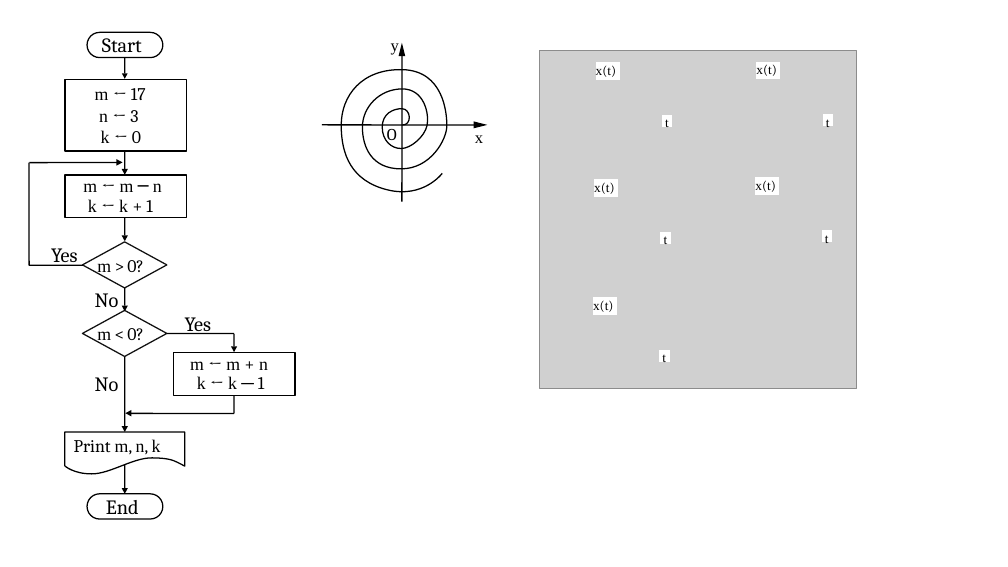
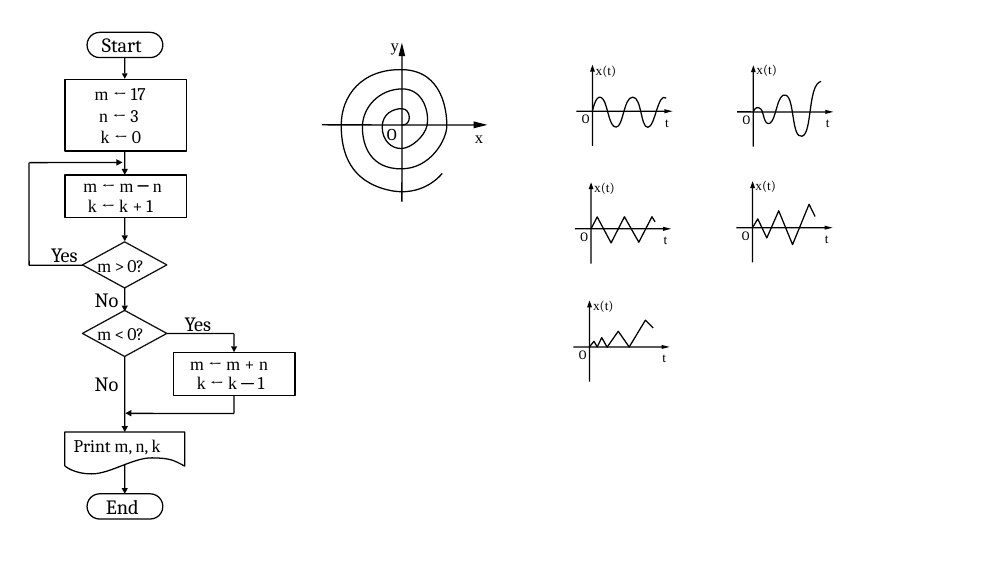
Before and after one commit to zz-zye/suneng, a slide deck: slide 3 of 1995/1995.odp. Drawn at 1008x567 pixels with LibreOffice and Linux fonts; fonts in the diff are those of the drawing; grey boxes stand for pictures. Boxes give left, top, right and bottom in pixels: in the first picture for what was removed or moved away, otherwise in the second. Text is boxed around its words. In the diff, an @@ line names an element or a change of style, - is before the commit and + after.

```diff
--- a/1995/1995.odp
+++ b/1995/1995.odp
@@ picture removed at box(541, 50, 857, 389) @@
@@ triangle added at box(590, 65, 595, 71), fill #000000 @@
@@ line added from (593, 146) to (593, 68), #000000 0.99 pt @@
@@ triangle added at box(751, 66, 756, 72), fill #000000 @@
@@ line added from (754, 146) to (754, 69), #000000 0.99 pt @@
@@ freeform shape added at box(754, 81, 821, 136), outline #000000 0.99 pt @@
@@ line added from (576, 112) to (669, 112), #000000 0.99 pt @@
@@ text added at box(582, 111, 590, 123), 10 pt, text #000000 @@
+O
@@ freeform shape added at box(593, 97, 667, 127), outline #000000 0.99 pt @@
@@ triangle added at box(665, 109, 673, 113), fill #000000 @@
@@ line added from (737, 112) to (830, 112), #000000 0.99 pt @@
@@ text added at box(743, 112, 751, 124), 10 pt, text #000000 @@
+O
@@ triangle added at box(826, 110, 834, 114), fill #000000 @@
@@ triangle added at box(589, 182, 594, 188), fill #000000 @@
@@ line added from (591, 263) to (591, 186), #000000 0.99 pt @@
@@ triangle added at box(750, 181, 755, 188), fill #000000 @@
@@ line added from (753, 263) to (753, 184), #000000 0.99 pt @@
@@ freeform shape added at box(753, 204, 815, 244), outline #000000 0.99 pt @@
@@ line added from (575, 229) to (668, 229), #000000 0.99 pt @@
@@ text added at box(580, 229, 588, 241), 10 pt, text #000000 @@
+O
@@ freeform shape added at box(591, 217, 655, 243), outline #000000 0.99 pt @@
@@ triangle added at box(663, 227, 671, 231), fill #000000 @@
@@ line added from (736, 228) to (829, 228), #000000 0.99 pt @@
@@ text added at box(742, 228, 750, 240), 10 pt, text #000000 @@
+O
@@ triangle added at box(825, 226, 833, 230), fill #000000 @@
@@ triangle added at box(587, 301, 592, 307), fill #000000 @@
@@ line added from (590, 381) to (590, 304), #000000 0.99 pt @@
@@ freeform shape added at box(590, 320, 654, 347), outline #000000 0.99 pt @@
@@ line added from (574, 347) to (666, 347), #000000 0.99 pt @@
@@ text added at box(579, 347, 587, 359), 10 pt, text #000000 @@
+O
@@ triangle added at box(662, 345, 670, 349), fill #000000 @@
```
Also in this commit, not shown: 40 other files.
